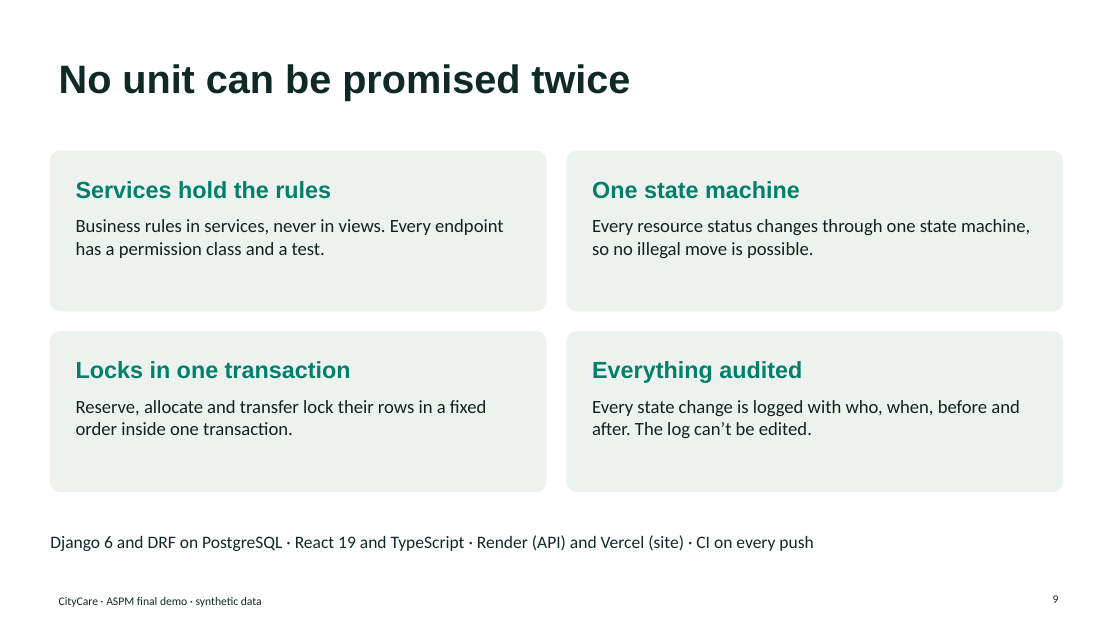
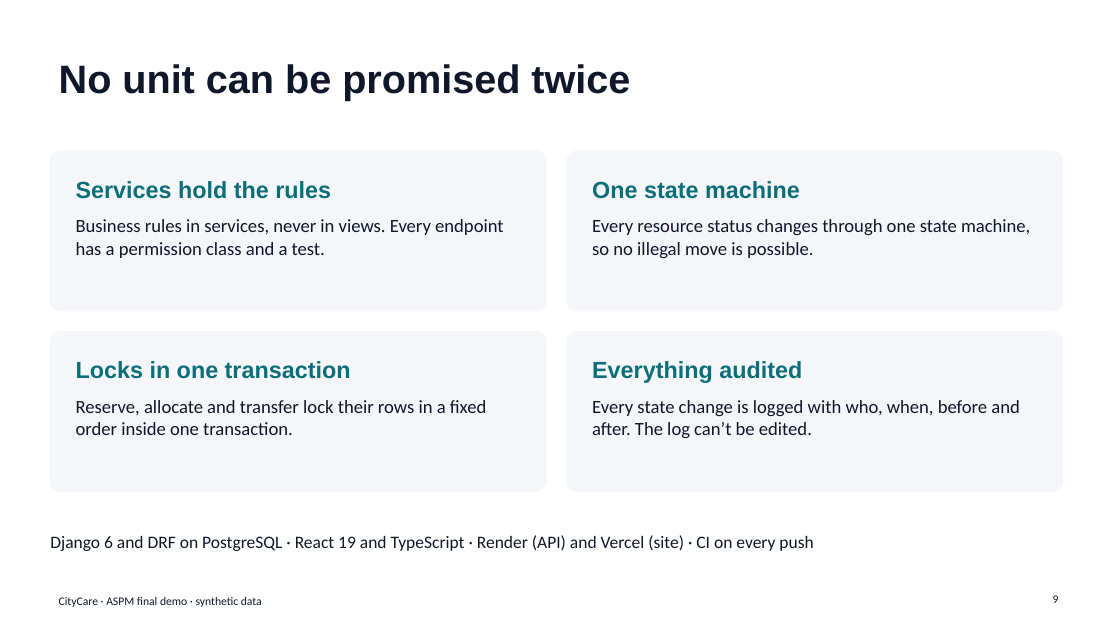
Before and after one commit to harishassan-code/hospital-care, a slide deck: slide 9 of docs/deliverables/final/final-presentation.pptx. Drawn at 1120x630 pixels with LibreOffice and Linux fonts; fonts in the diff are those of the drawing. Boxes give left, top, right and bottom in pixels: in the first picture for what was removed or moved away, otherwise in the second. Text is boxed around its words. In the diff, an @@ line names an element or a change of style, - is before the commit and + after.

```diff
--- a/docs/deliverables/final/final-presentation.pptx
+++ b/docs/deliverables/final/final-presentation.pptx
@@ fill #EDF2EE to #F4F6F9; outline #EDF2EE 1 pt to #F4F6F9 1 pt in 4 elements at bbox=[50, 151, 546, 311], bbox=[567, 151, 1063, 311], bbox=[50, 332, 546, 492], bbox=[567, 332, 1063, 492] @@
@@ text colour #00806A to #0B6E79 in 4 elements at bbox=[76, 181, 331, 199], bbox=[592, 181, 800, 199], bbox=[76, 361, 351, 379], bbox=[592, 361, 802, 383] @@
@@ text colour #0F2A26 to #0F172A in 3 elements at bbox=[59, 64, 630, 101], bbox=[50, 535, 813, 551], bbox=[59, 597, 262, 607] @@
```
Also in this commit, not shown: 12 other slides changed, 10 other files.
